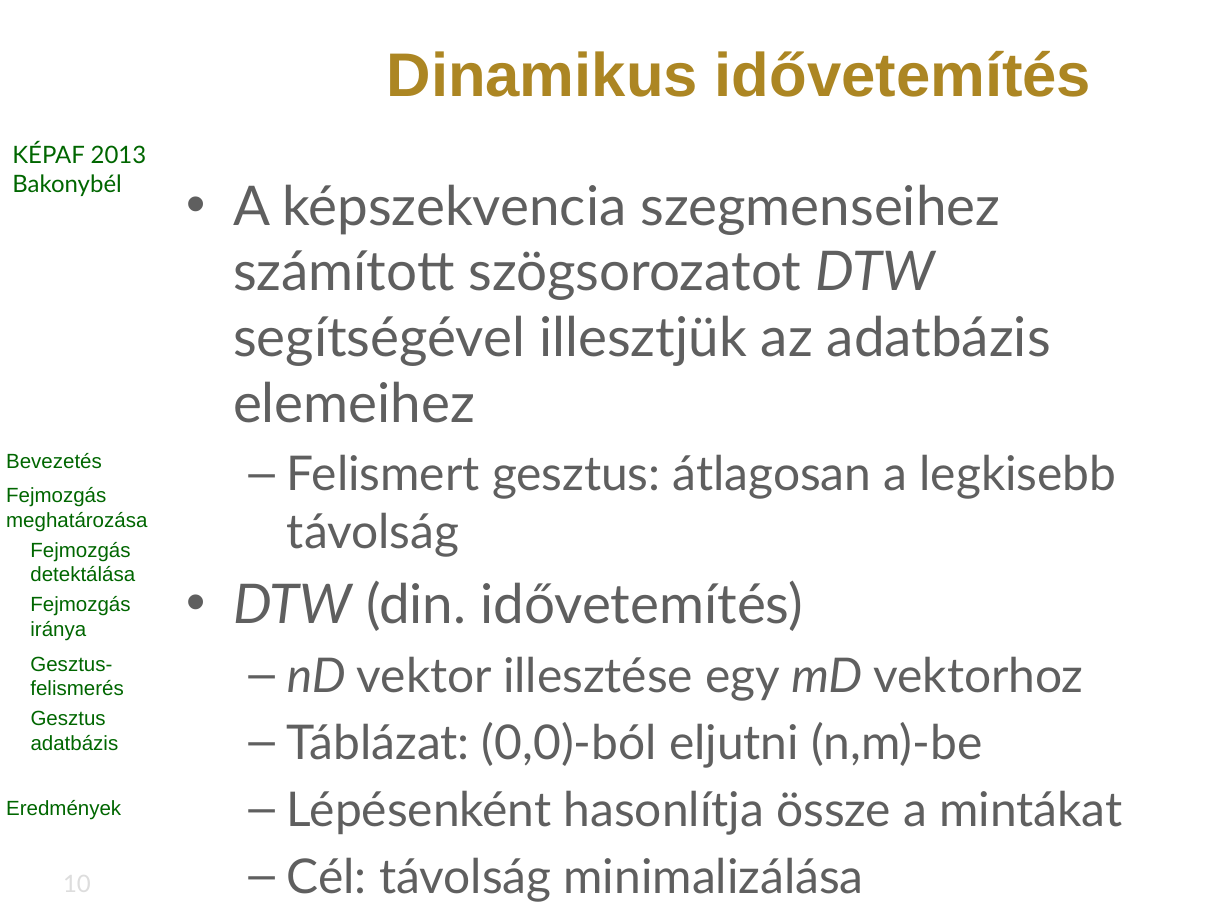
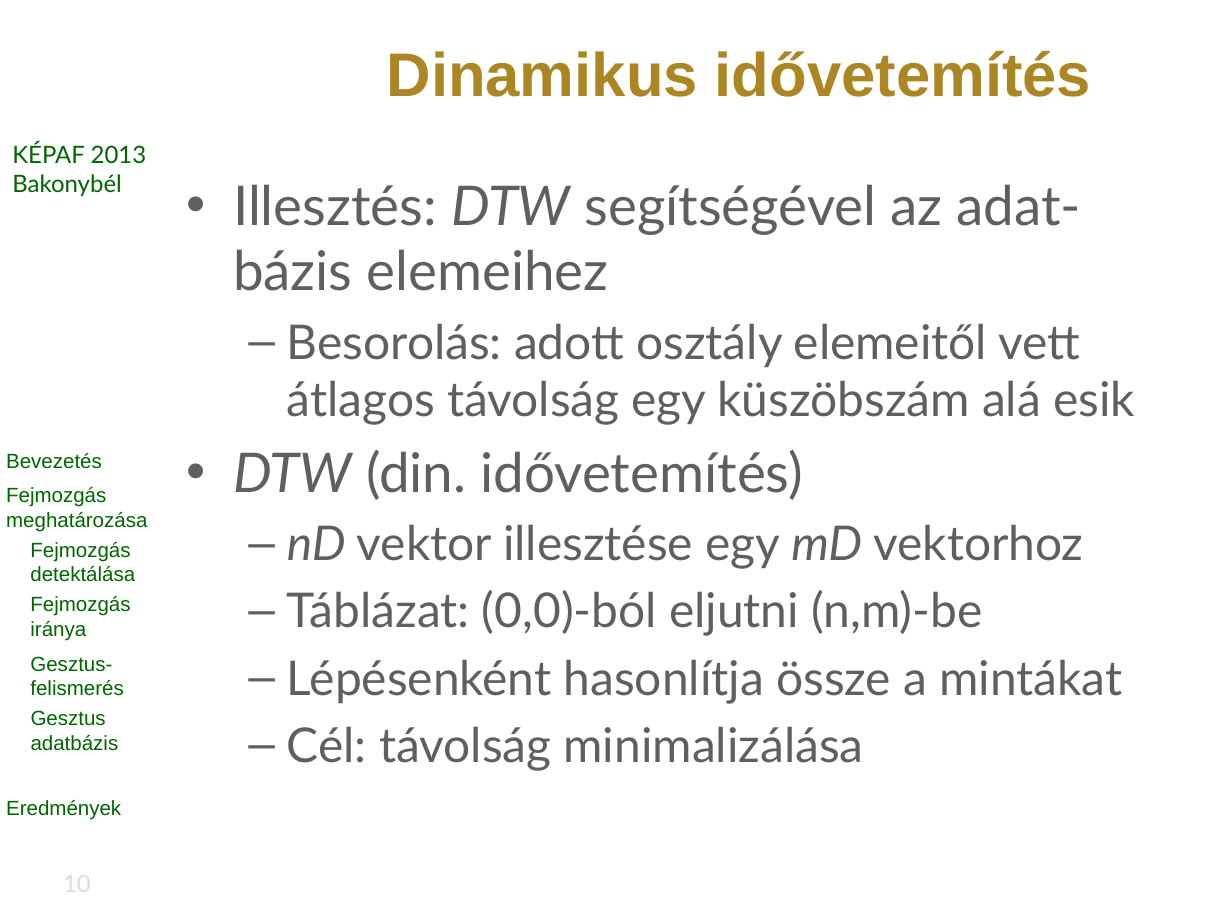
Before and after one commit to vohoaiviet/face-gesture-api, a slide deck: slide 10 of HeadMovement/research/kepaf/ppt/bertok.kornel.kepaf.2013.pptx. Drawn at 1232x924 pixels with LibreOffice and Linux fonts; fonts in the diff are those of the drawing; background and template pictures are left out. Boxes give left, top, right and bottom in pixels: in the first picture for what was removed or moved away, otherwise in the second. Text is boxed around its words. In the diff, an @@ line names an element or a change of style, - is before the commit and + after.

```diff
--- a/HeadMovement/research/kepaf/ppt/bertok.kornel.kepaf.2013.pptx
+++ b/HeadMovement/research/kepaf/ppt/bertok.kornel.kepaf.2013.pptx
@@ text at (x1=233, y1=184, x2=1135, y2=425): text changed; size 32 to 28 pt @@
-• A képszekvencia szegmenseihez számított szögsorozatot DTW segítségével illesztjük az adatbázis elemeihez
-  – Felismert gesztus: átlagosan a legkisebb távolság
+• Illesztés: DTW segítségével az adat-bázis elemeihez
+  – Besorolás: adott osztály elemeitől vett átlagos távolság egy küszöbszám alá esik
```
Also in this commit, not shown: 13 other slides changed.
